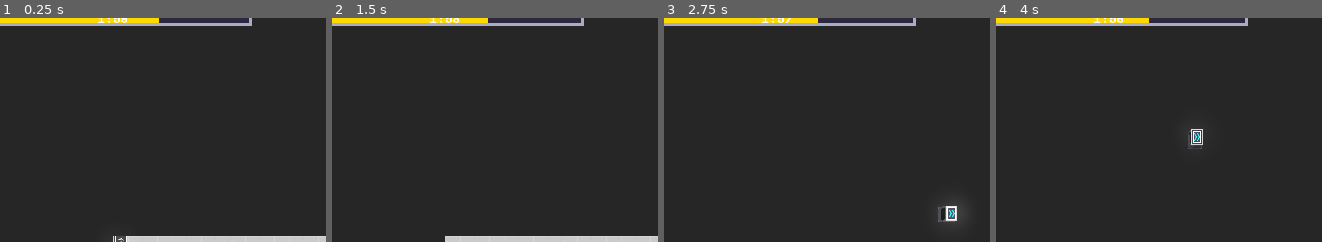
Above: before the commit, frames 1-4 (left to right).
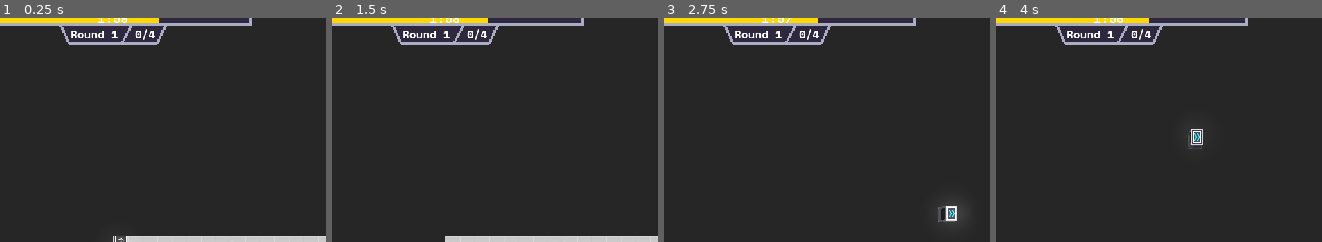
Above: after the commit, the same moments.

Repository: apia46/ThingDeliverer
Game: Godot game, scene res://scenes/game.tscn
The game is run twice, just before and just after one commit, with the same random seed, the same clock (stepped at 60 frames per second) and the same inputs.
Inputs (mouse positions are % of the whole screen's width and height, from its top left):
- Up to frame 1 (0.25 s): no input
- Up to frame 2 (1.5 s): click (58, 96) at 0.5 s; click "0" at 1.25 s
- Up to frame 3 (2.75 s): tap Enter at 2 s; move the mouse to (88, 45) at 2.02 s; hold D from 2.03 s (still down); tap E at 2.1 s; click (88, 45) at 2.17 s
- Up to frame 4 (4 s): release D at 2.75 s; drag from (37, 55) to (55, 70) at 2.77 s; tap Space at 3.5 s; move the mouse to (73, 28) at 3.52 s; hold D from 3.53 s (still down); tap F at 3.6 s
The pictures show only the part of the screen within x 44-94%, y 1-51%; the shares and areas given below are measured in that part.

The runs differ from the first frame. In frame 1, 2.6% of the frame differs, in the area x 18-52%, y 3-13%; in frame 2, 2.6%; in frame 3, 2.6%; in frame 4, 2.6%.

Commit message:
whatever

Diff:
--- /dev/null
+++ b/scenes/endRoundScreen.tscn
@@ -0,0 +1,118 @@
+[gd_scene load_steps=9 format=3 uid="uid://cxlfdyydtrumi"]
+
+[ext_resource type="FontFile" uid="uid://mgbewlhf6ayn" path="res://resources/ui/SpaceMono-Bold.woff" id="1_agm60"]
+[ext_resource type="Texture2D" uid="uid://75jslkjx6ebq" path="res://resources/ui/undergroundSelected.png" id="2_qal0e"]
+[ext_resource type="FontFile" uid="uid://cbeu4lg1vkpgk" path="res://resources/ui/SpaceMono-Regular.woff" id="3_jeis1"]
+[ext_resource type="Texture2D" uid="uid://byvhjuk24w60g" path="res://resources/ui/entityButton.png" id="4_k1xcv"]
+
+[sub_resource type="LabelSettings" id="LabelSettings_hl1qf"]
+font = ExtResource("1_agm60")
+font_size = 48
+
+[sub_resource type="LabelSettings" id="LabelSettings_elc13"]
+font = ExtResource("1_agm60")
+font_size = 24
+
+[sub_resource type="StyleBoxFlat" id="StyleBoxFlat_vb2fb"]
+bg_color = Color(0.180392, 0.156863, 0.247059, 1)
+corner_radius_top_left = 8
+corner_radius_top_right = 8
+corner_radius_bottom_right = 8
+corner_radius_bottom_left = 8
+
+[sub_resource type="LabelSettings" id="LabelSettings_14ou0"]
+font = ExtResource("3_jeis1")
+font_size = 24
+
+[node name="endRoundScreen" type="Control"]
+layout_mode = 3
+anchors_preset = 15
+anchor_right = 1.0
+anchor_bottom = 1.0
+grow_horizontal = 2
+grow_vertical = 2
+
+[node name="VBoxContainer" type="VBoxContainer" parent="."]
+layout_mode = 1
+anchors_preset = 8
+anchor_left = 0.5
+anchor_top = 0.5
+anchor_right = 0.5
+anchor_bottom = 0.5
+offset_left = -20.0
+offset_top = -20.0
+offset_right = 20.0
+offset_bottom = 20.0
+grow_horizontal = 2
+grow_vertical = 2
+
+[node name="Label" type="Label" parent="VBoxContainer"]
+layout_mode = 2
+text = "End of Round"
+label_settings = SubResource("LabelSettings_hl1qf")
+horizontal_alignment = 1
+
+[node name="Label2" type="Label" parent="VBoxContainer"]
+layout_mode = 2
+text = "Pick your whatever
+"
+label_settings = SubResource("LabelSettings_elc13")
+horizontal_alignment = 1
+
+[node name="options" type="VBoxContainer" parent="VBoxContainer"]
+layout_mode = 2
+theme_override_constants/separation = 16
+
+[node name="option" type="PanelContainer" parent="VBoxContainer/options"]
+custom_minimum_size = Vector2(400, 80)
+layout_mode = 2
+theme_override_styles/panel = SubResource("StyleBoxFlat_vb2fb")
+
+[node name="MarginContainer" type="MarginContainer" parent="VBoxContainer/options/option"]
+layout_mode = 2
+theme_override_constants/margin_left = 4
+theme_override_constants/margin_top = 4
+theme_override_constants/margin_right = 4
+theme_override_constants/margin_bottom = 4
+
+[node name="HBoxContainer" type="HBoxContainer" parent="VBoxContainer/options/option/MarginContainer"]
+layout_mode = 2
+
+[node name="TextureRect" type="TextureRect" parent="VBoxContainer/options/option/MarginContainer/HBoxContainer"]
+layout_mode = 2
+texture = ExtResource("2_qal0e")
+expand_mode = 2
+
+[node name="Label" type="Label" parent="VBoxContainer/options/option/MarginContainer/HBoxContainer"]
+layout_mode = 2
+size_flags_horizontal = 3
+text = "5x underground(s)"
+label_settings = SubResource("LabelSettings_14ou0")
+horizontal_alignment = 1
+
+[node name="option2" type="PanelContainer" parent="VBoxContainer/options"]
+custom_minimum_size = Vector2(400, 80)
+layout_mode = 2
+theme_override_styles/panel = SubResource("StyleBoxFlat_vb2fb")
+
+[node name="MarginContainer" type="MarginContainer" parent="VBoxContainer/options/option2"]
+layout_mode = 2
+theme_override_constants/margin_left = 4
+theme_override_constants/margin_top = 4
+theme_override_constants/margin_right = 4
+theme_override_constants/margin_bottom = 4
+
+[node name="HBoxContainer" type="HBoxContainer" parent="VBoxContainer/options/option2/MarginContainer"]
+layout_mode = 2
+
+[node name="TextureRect" type="TextureRect" parent="VBoxContainer/options/option2/MarginContainer/HBoxContainer"]
+layout_mode = 2
+texture = ExtResource("4_k1xcv")
+expand_mode = 2
+
+[node name="Label" type="Label" parent="VBoxContainer/options/option2/MarginContainer/HBoxContainer"]
+layout_mode = 2
+size_flags_horizontal = 3
+text = "1x new space(s)"
+label_settings = SubResource("LabelSettings_14ou0")
+horizontal_alignment = 1
--- a/scenes/ui.tscn
+++ b/scenes/ui.tscn
@@ -8,8 +8,9 @@
 [ext_resource type="Texture2D" uid="uid://75jslkjx6ebq" path="res://resources/ui/undergroundSelected.png" id="7_p7vwb"]
 [ext_resource type="Texture2D" uid="uid://dq6lwha8kj606" path="res://resources/ui/undergroundUnselected.png" id="8_cgfq5"]
 [ext_resource type="FontFile" uid="uid://mgbewlhf6ayn" path="res://resources/ui/SpaceMono-Bold.woff" id="8_ktti3"]
-
-[sub_resource type="StyleBoxFlat" id="StyleBoxFlat_qsv74"]
+[ext_resource type="PackedScene" uid="uid://cxlfdyydtrumi" path="res://scenes/endRoundScreen.tscn" id="9_cgfq5"]
+
+[sub_resource type="StyleBoxFlat" id="StyleBoxFlat_vdcm2"]
 bg_color = Color(0.180392, 0.156863, 0.247059, 1)
 border_width_top = 4
 border_color = Color(0.666667, 0.67451, 0.768627, 1)
@@ -49,10 +50,28 @@
 [sub_resource type="StyleBoxFlat" id="StyleBoxFlat_ktti3"]
 bg_color = Color(1, 0.847059, 0, 1)
 
+[sub_resource type="FontVariation" id="FontVariation_ktti3"]
+base_font = ExtResource("8_ktti3")
+spacing_top = -9
+spacing_bottom = -7
+
 [sub_resource type="LabelSettings" id="LabelSettings_cgfq5"]
 line_spacing = 0.0
-font = ExtResource("8_ktti3")
+font = SubResource("FontVariation_ktti3")
 font_size = 18
+
+[sub_resource type="StyleBoxFlat" id="StyleBoxFlat_qsv74"]
+bg_color = Color(0.180392, 0.156863, 0.247059, 1)
+border_width_bottom = 4
+border_color = Color(0.666667, 0.67451, 0.768627, 1)
+
+[sub_resource type="FontVariation" id="FontVariation_6rmj2"]
+base_font = ExtResource("8_ktti3")
+spacing_top = -4
+spacing_bottom = -4
+
+[sub_resource type="LabelSettings" id="LabelSettings_ktti3"]
+font = SubResource("FontVariation_6rmj2")
 
 [node name="ui" type="Control"]
 layout_mode = 3
@@ -100,7 +119,7 @@
 texture_disabled = ExtResource("2_ktti3")
 stretch_mode = 0
 
-[node name="splitter" type="TextureRect" parent="hotbar/hotbarPanel/hotbarInner"]
+[node name="seperator" type="TextureRect" parent="hotbar/hotbarPanel/hotbarInner"]
 custom_minimum_size = Vector2(16, 0)
 layout_mode = 2
 texture = ExtResource("3_cgfq5")
@@ -137,18 +156,23 @@
 texture = ExtResource("1_p7vwb")
 flip_h = true
 
-[node name="timerPanel" type="PanelContainer" parent="."]
+[node name="VBoxContainer" type="VBoxContainer" parent="."]
+custom_minimum_size = Vector2(400, 0)
 layout_mode = 1
 anchors_preset = 5
 anchor_left = 0.5
 anchor_right = 0.5
-offset_left = -200.0
-offset_right = 200.0
-offset_bottom = 20.0
-grow_horizontal = 2
+offset_left = -32.0
+offset_right = 32.0
+offset_bottom = 40.0
+grow_horizontal = 2
+theme_override_constants/separation = 0
+
+[node name="timerPanel" type="PanelContainer" parent="VBoxContainer"]
+layout_mode = 2
 theme_override_styles/panel = SubResource("StyleBoxFlat_cgfq5")
 
-[node name="timerBar" type="ProgressBar" parent="timerPanel"]
+[node name="timerBar" type="ProgressBar" parent="VBoxContainer/timerPanel"]
 unique_name_in_owner = true
 layout_mode = 2
 size_flags_vertical = 1
@@ -159,18 +183,61 @@
 allow_greater = true
 show_percentage = false
 
-[node name="timer" type="Label" parent="."]
-unique_name_in_owner = true
-layout_mode = 2
-offset_left = 380.0
-offset_top = -5.0
-offset_right = 772.0
-offset_bottom = 23.0
-grow_horizontal = 2
+[node name="timer" type="Label" parent="VBoxContainer/timerPanel"]
+unique_name_in_owner = true
+layout_mode = 2
 text = "02:00"
 label_settings = SubResource("LabelSettings_cgfq5")
 horizontal_alignment = 1
 vertical_alignment = 1
 
+[node name="HBoxContainer" type="HBoxContainer" parent="VBoxContainer"]
+layout_mode = 2
+theme_override_constants/separation = 0
+alignment = 1
+
+[node name="leftEnd" type="TextureRect" parent="VBoxContainer/HBoxContainer"]
+custom_minimum_size = Vector2(16, 0)
+layout_mode = 2
+texture = ExtResource("1_p7vwb")
+flip_v = true
+
+[node name="roundsPanel" type="PanelContainer" parent="VBoxContainer/HBoxContainer"]
+layout_mode = 2
+size_flags_horizontal = 4
+theme_override_styles/panel = SubResource("StyleBoxFlat_qsv74")
+
+[node name="roundsInner" type="HBoxContainer" parent="VBoxContainer/HBoxContainer/roundsPanel"]
+layout_mode = 2
+
+[node name="roundsCount" type="Label" parent="VBoxContainer/HBoxContainer/roundsPanel/roundsInner"]
+unique_name_in_owner = true
+layout_mode = 2
+text = "Round 1"
+label_settings = SubResource("LabelSettings_ktti3")
+
+[node name="seperator" type="TextureRect" parent="VBoxContainer/HBoxContainer/roundsPanel/roundsInner"]
+custom_minimum_size = Vector2(16, 0)
+layout_mode = 2
+texture = ExtResource("3_cgfq5")
+
+[node name="pathsCount" type="Label" parent="VBoxContainer/HBoxContainer/roundsPanel/roundsInner"]
+unique_name_in_owner = true
+layout_mode = 2
+text = "0/4"
+label_settings = SubResource("LabelSettings_ktti3")
+
+[node name="rightEnd" type="TextureRect" parent="VBoxContainer/HBoxContainer"]
+custom_minimum_size = Vector2(16, 0)
+layout_mode = 2
+texture = ExtResource("1_p7vwb")
+flip_h = true
+flip_v = true
+
+[node name="endRoundScreen" parent="." instance=ExtResource("9_cgfq5")]
+unique_name_in_owner = true
+visible = false
+layout_mode = 1
+
 [connection signal="pressed" from="hotbar/hotbarPanel/hotbarInner/belt" to="." method="belt"]
 [connection signal="pressed" from="hotbar/hotbarPanel/hotbarInner/underground" to="." method="underground"]
--- a/scripts/entities/belt.gd
+++ b/scripts/entities/belt.gd
@@ -79,6 +79,4 @@
 	super()
 
 func asNodeOutputTo(node:PathNode) -> PathNode: return pathNode if node.position == position + U.rotate(Vector2i(0,-1), rotation) else null
-func asNodeInputFrom(node:PathNode) -> PathNode:
-	print("here")
-	return pathNode if node.position != position + U.rotate(Vector2i(0,-1), rotation) else null
+func asNodeInputFrom(node:PathNode) -> PathNode: return pathNode if node.position != position + U.rotate(Vector2i(0,-1), rotation) else null
--- a/scripts/game.gd
+++ b/scripts/game.gd
@@ -31,6 +31,10 @@
 var timers:Array[Timer] = []
 
 var paths:Array[Path] = []
+var rounds:int = 1
+var pathsThisRound:int = 0
+var pathsPerRound:int = 4
+var timerPaused:bool = false
 
 var isDebug:bool = false
 
@@ -64,8 +68,9 @@
 		cycle -= 1
 	scene.items.updateDisplays()
 
-	timeLeft -= delta
-	ui.updateTimer(timeLeft)
+	if !timerPaused:
+		timeLeft -= delta
+		ui.updateTimer(timeLeft)
 
 func _input(event:InputEvent) -> void:
 	if event is InputEventMouseMotion:
@@ -144,9 +149,16 @@
 	return scene.spaces[scene.spaces.keys()[randi_range(0, len(scene.spaces) - 1)]].position + Vector2i(randi_range(0, Scene.SPACE_SIZE - 1), randi_range(0, Scene.SPACE_SIZE - 1))
 
 func isABadLocation(pos:Vector2i, rot:U.ROTATIONS) -> bool:
+	# should have space
 	if scene.getEntity(pos): return true
+	# should be possible
 	if !scene.getSpace(pos + U.rotate(Vector2i(0,-1), rot)): return true
 	if scene.getEntity(pos + U.rotate(Vector2i(0,-1), rot)): return true
+	# not too close to edge
+	if !scene.getSpace(pos + Vector2i(-3, 0)) and randf() > 0.8: return true
+	if !scene.getSpace(pos + Vector2i(3, 0)) and randf() > 0.8: return true
+	if !scene.getSpace(pos + Vector2i(0, 3)) and randf() > 0.8: return true
+	if !scene.getSpace(pos + Vector2i(0, -3)) and randf() > 0.8: return true
 	return false
 
 func newInputOutputs() -> void:
@@ -177,6 +189,14 @@
 	for pathcheck in paths: if !pathcheck.completed:return
 	timeLeft += 10
 	undergroundsAvailable += 1
+	pathsThisRound += 1
+	if pathsThisRound == pathsPerRound:
+		rounds += 1
+		ui.updateRoundsCount(rounds)
+		pathsThisRound = 0
+		timerPaused = true
+		ui.showEndRoundScreen()
+	ui.updatePathsCount(pathsThisRound, pathsPerRound)
 	newInputOutputs()
 
 func addRunningTimer(time:float, running:Callable):
--- a/scripts/ui.gd
+++ b/scripts/ui.gd
@@ -19,3 +19,12 @@
 	%undergroundsCount.text = str(amount)
 	if amount == 0: %undergroundsCount.get_theme_stylebox("normal").border_color = Color("#aaacc4")
 	else: %undergroundsCount.get_theme_stylebox("normal").border_color = Color("#ffd800")
+
+func updateRoundsCount(amount:int) -> void:
+	%roundsCount.text = "Round " + str(amount)
+
+func updatePathsCount(amount:int, total:int) -> void:
+	%pathsCount.text = str(amount) + "/" + str(total)
+
+func showEndRoundScreen() -> void:
+	%endRoundScreen.visible = true
Not shown: 2 places in scenes/ui.tscn that only renumber resources
